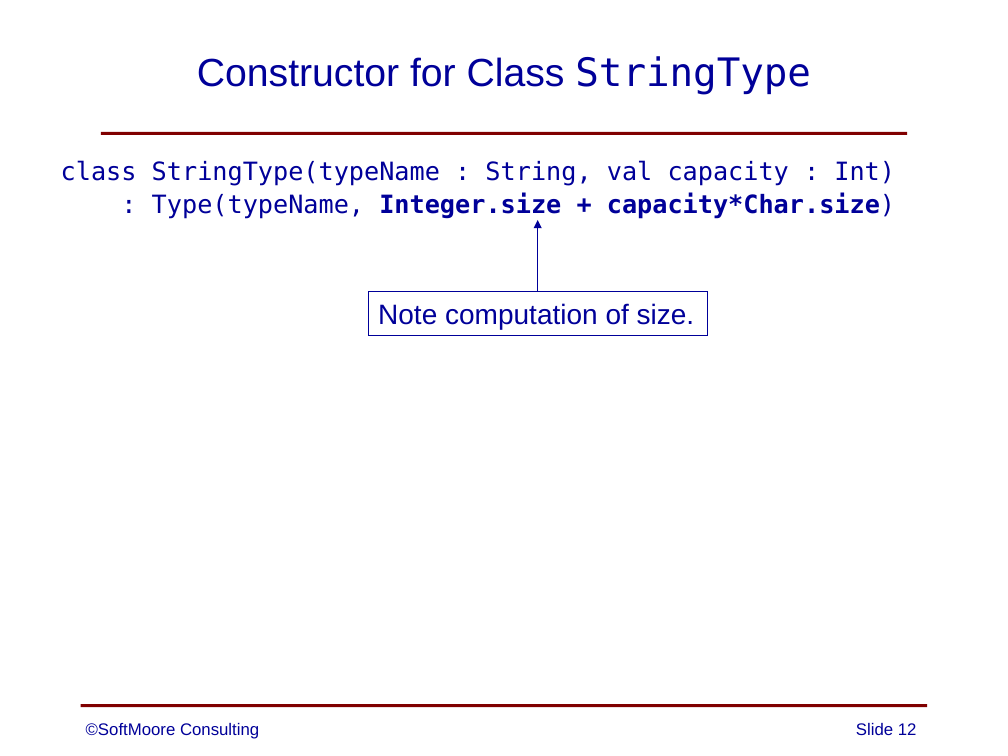
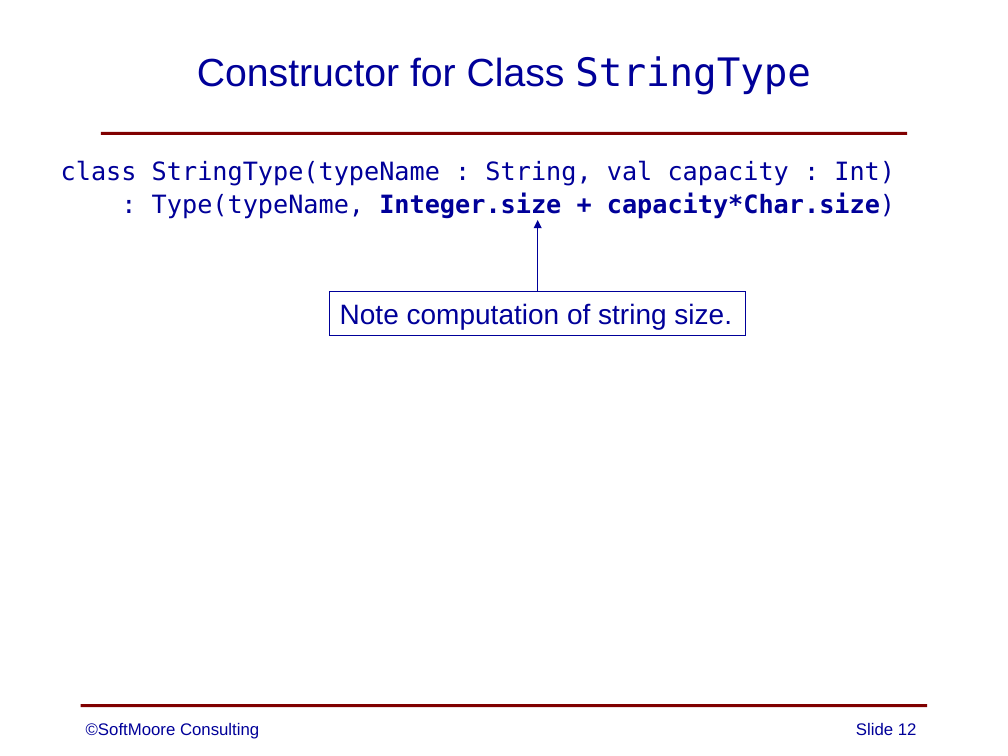
Before and after one commit to SoftMoore/CPRL-Kt-2nd, a slide deck: slide 12 of PowerPoints/15 - Strings.pptx. Drawn at 1008x756 pixels with LibreOffice and Linux fonts; fonts in the diff are those of the drawing. Boxes give left, top, right and bottom in pixels: in the first picture for what was removed or moved away, otherwise in the second. Text is boxed around its words. In the diff, an @@ line names an element or a change of style, - is before the commit and + after.

```diff
--- a/PowerPoints/15 - Strings.pptx
+++ b/PowerPoints/15 - Strings.pptx
@@ rectangle "Note computation of string size." resized from (x1=368, y1=291, x2=707, y2=336) to (x1=330, y1=291, x2=746, y2=336) @@
@@ text in rectangle at (x1=340, y1=303, x2=732, y2=329): text changed @@
-Note computation of size.
+Note computation of string size.
```
Also in this commit, not shown: 2 other slides changed.
